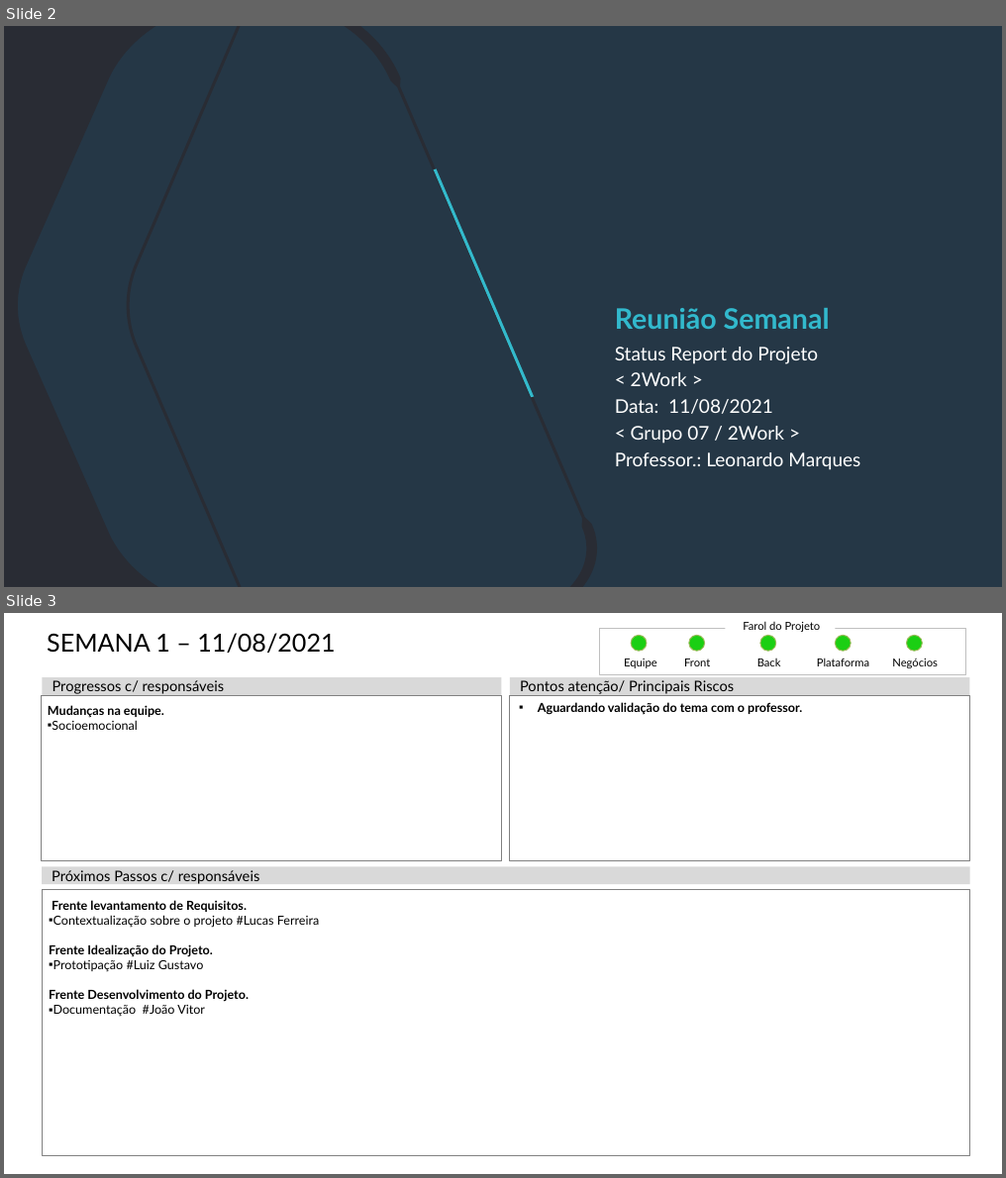
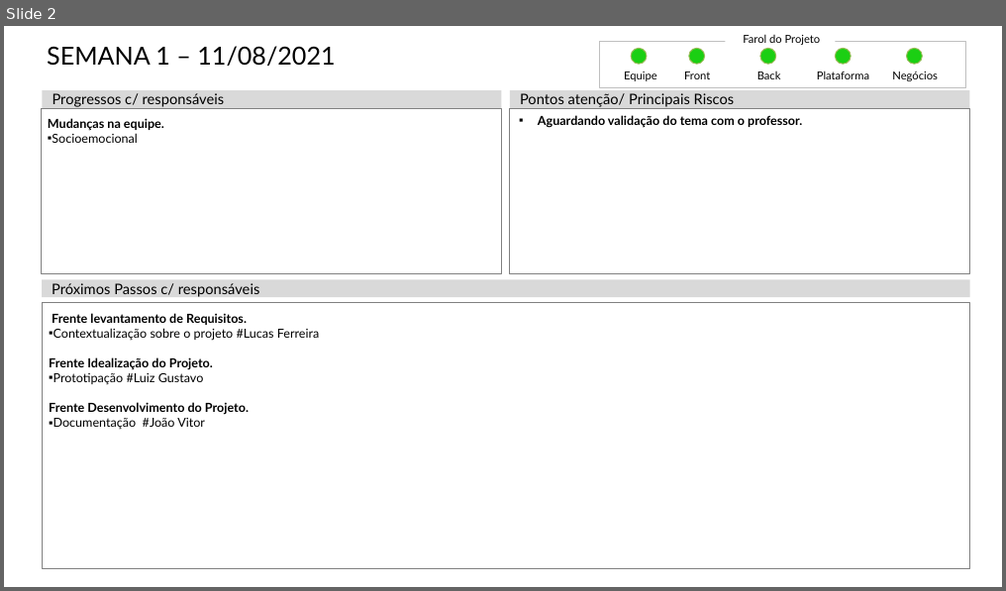
Before and after one commit to vini-novais/Grupo07-2WORK, a slide deck: Documentos/Status Report/StatusReport-semana1.pptx. Shown one above the other, each under a label of ours: slides 2 and 3 before the commit, slide 2 after it. The pictures are 1006x1178 and 1006x591 pixels, drawn with LibreOffice and Linux fonts; fonts in the diff are those of the drawing; background and template pictures are left out. Boxes give left, top, right and bottom in pixels: in the first picture for what was removed or moved away, otherwise in the second. Text is boxed around its words. In the diff, an @@ line names an element or a change of style, - is before the commit and + after.

Commit message:
Arquivos do Projeto (Backup)

```diff
--- a/Documentos/Status Report/StatusReport-semana1.pptx
+++ b/Documentos/Status Report/StatusReport-semana1.pptx
@@ slide 2 removed at [4,26,1002,587], background #FFFFFF @@
@@ rectangle removed at [4,26,1002,587] @@
@@ freeform shape removed at [4,26,597,587] @@
@@ freeform shape removed at [433,170,534,397] @@
@@ text removed at [615,308,830,329] @@
-Reunião Semanal
@@ text removed at [615,347,860,471] @@
-Status Report do Projeto
-< 2Work >
-Data: 11/08/2021
-< Grupo 07 / 2Work >
-Professor.: Leonardo Marques
@@ what was slide 3 is now slide 2 @@
```
Also in this commit, not shown: 1 slide added, 1 other slide removed, 29 other files.
